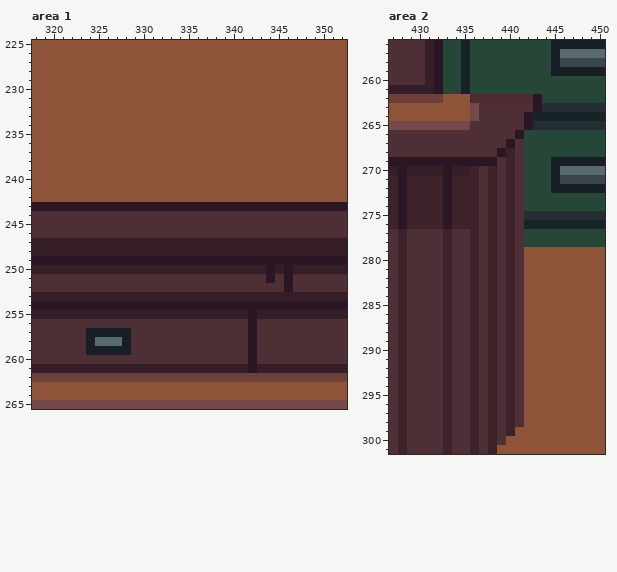
Edited in one commit: pixel-art file (Personal_Jessica/Entornos/Tienda.aseprite). Above is the file before it was changed.
640x360 pixels, 1 frame. Colours within 5 levels of each other are drawn and written as one. Shown: area 1: x 318..352, y 225..265; area 2: x 427..450, y 256..301. The commit also changed other parts of the picture, which this record leaves out.
Once edited:
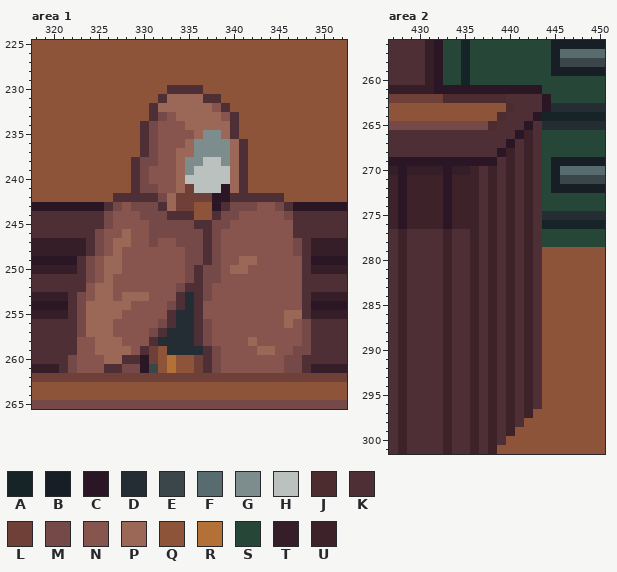
Palette (. is transparent): A #162427  B #181e25  C #2b1625  D #232d33  E #3a464a  F #586b6f  G #7d8c8c  H #bbc1be  J #4d2c2f  K #4e2f35  L #6f4037  M #754947  N #88544e  P #9b6757  Q #8e5439  R #b47137  S #264637  T #361e29  U #3d222a
Edits made:
layer "Tigre" now shown
Area 1, layer "Tigre":
y 230: x 333..336 QQQQ -> KKKK
y 231: x 332..338 QQQQQQQ -> KPPPPKK
y 232: x 331..339 QQQQQQQQQ -> KPPPPPPNK
y 233: x 331..340 QQQQQQQQQQ -> KMNPPPPPNK
y 234: x 330..340 QQQQQQQQQQQ -> KMNNNPPPPPK
y 235: x 330..340 QQQQQQQQQQQ -> KMNNNNPGGPK
y 236: x 330..341 QQQQQQQQQQQQ -> KMNNNPGGGGPK
y 237: x 330..341 QQQQQQQQQQQQ -> KMNNPPGGGGPK
y 238: x 329..341 QQQQQQQQQQQQQ -> KMMNNPGGHHGPK
y 239: x 329..341 QQQQQQQQQQQQQ -> KMNNNPGHHHHPK
y 240: x 329..341 QQQQQQQQQQQQQ -> KMNNNPHHHHHPK
y 241: x 329..341 QQQQQQQQQQQQQ -> KMMNNPLHHHCPK
y 242: x 327..345 QQQQQQQQQQQQQQQQQQQ -> KKKKKMPLLLLCCKKKKKK
y 243: x 326..337 CCCCCCCCCCCC -> KMNMMMKPLLQQ; x 339..346 CCCCCCCC -> KMMMNNMK
y 244: x 326..332 KKKKKKK -> MNNNMMM; x 336..337 KK -> QQ; x 339..346 KKKKKKKK -> MMNNNNNM
y 245: x 326..335 KKKKKKKKKK -> MNNNNMMMMM; x 338..346 KKKKKKKKK -> MMNNNNNNN
y 246: x 325..336 KKKKKKKKKKKK -> MNNPNNMMMMMM; x 338..346 KKKKKKKKK -> MNNNNNNNN
y 247: x 324..348 TTTTTTTTTTTTTTTTTTTTTTTTT -> KMNPPNNMNNMMMKMNNNNNNNNMK
y 248: x 324..348 TTTTTTTTTTTTTTTTTTTTTTTTT -> KMNPNNNNNNNMMKMNNNNNNNNMK
y 249: x 323..348 CCCCCCCCCCCCCCCCCCCCCCCCCC -> KMNPPNNNNNNNMMKMNNPPNNNNNK
y 250: x 323..348 TTTTTTTTTTTTTTTTTTTTTCTCTT -> KMNPPNNNNNNNMKMMNPPNNNNNNK
y 251: x 324..335 KKKKKKKKKKKK -> MNPNNNNNNNNM; x 337..347 KKKKKKKCKCK -> MMNNNNNNNNN
y 252: x 324..334 KKKKKKKKKKK -> NPPNNNNNNNM; x 337..347 KKKKKKKKKCK -> MNNNNNNNNNN
y 253: x 322..348 TTTTTTTTTTTTTTTTTTTTTTTTTTT -> KMNPPNPPPNNNKDKMNNNNNNNNNNK
y 254: x 322..348 CCCCCCCCCCCCCCCCCCCCCCCCCCC -> KMPPPPPNNNNMKDKNNNNNNNNNNNK
y 255: x 322..348 TTTTTTTTTTTTTTTTTTTTCTTTTTT -> KMPPPPNNNNNKDDKNNNNNNNNNPPK
y 256: x 323..332 KKKKKKKKKK -> MPPPNNNNNM; x 334..335 KK -> DD; x 337..348 KKKKKCKKKKKK -> MNNNNNNNNPNM
y 257: x 323..331 KBBBBBKKK -> MPPPNNNNM; x 333..335 KKK -> DDD; x 337..348 KKKKKCKKKKKK -> MNNNNNNNNNNM
y 258: x 323..330 KBFFFBKK -> NNPPPNNN; x 332..335 KKKK -> DDDD; x 337..348 KKKKKCKKKKKK -> MNNNNPNNNNNM
y 259: x 323..329 KBBBBBK -> NNPPPPN; x 331..336 KKKKKK -> LQDDDD; x 338..348 KKKKCKKKKKK -> MNNNNPPNNMM
y 260: x 322..327 KKKKKK -> MNNNPP; x 330..336 KKKKKKK -> CLQRQQL; x 338..347 KKKKCKKKKK -> MNNNNNNNMM
y 261: x 321..348 TTTTTTTTTTTTTTTTTTTTTCTTTTTT -> KMNNNKKMMCEQRQQLKMNNNNNNNMMK
Area 2, layer "bar":
y 261: x 433..443 SSASSSSSSSS -> CCCCCCCCCCC
y 262: x 433..435 QQQ -> JJJ; x 440..444 JJJCS -> KKKKC
y 263: x 436..440 MKKKK -> QQQQJ; x 443..444 CD -> KC
y 264: x 436..439 MKKK -> QQQJ; x 442..443 CA -> KC
y 265: x 436..438 KKK -> MMJ; x 443 D -> K
y 266..274: x 442..443 SS -> UK
y 275: x 442..443 DD -> UK
y 276: x 442..443 AA -> UK
y 277..278: x 442..443 SS -> UK
y 279..296: x 442..443 QQ -> UK
y 297: x 442 Q -> U
Changed places in both pictures, as pixel boxes (x1, y1, x2, y2):
changed: (59, 85, 311, 373)
changed: (443, 85, 551, 418)
